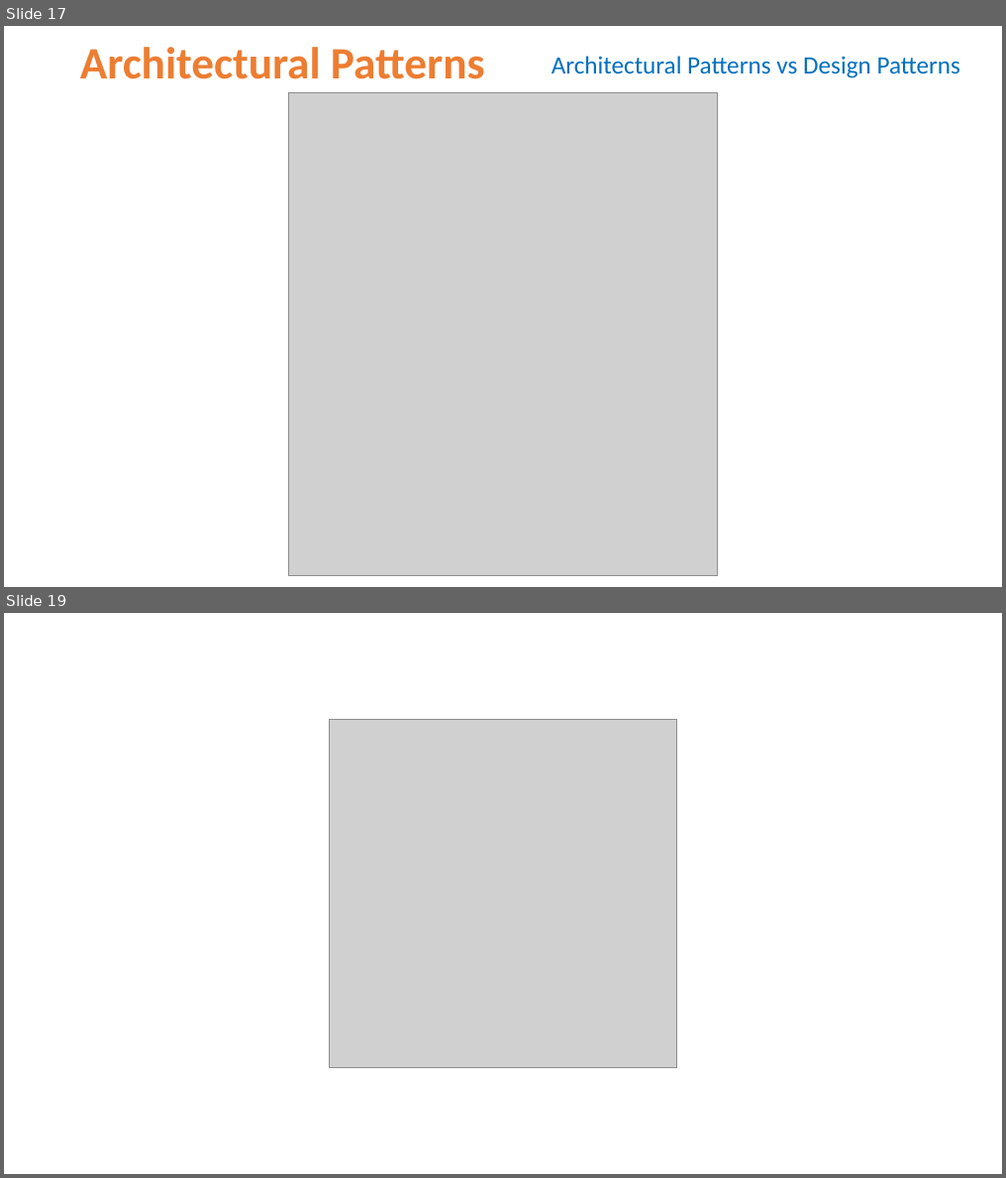
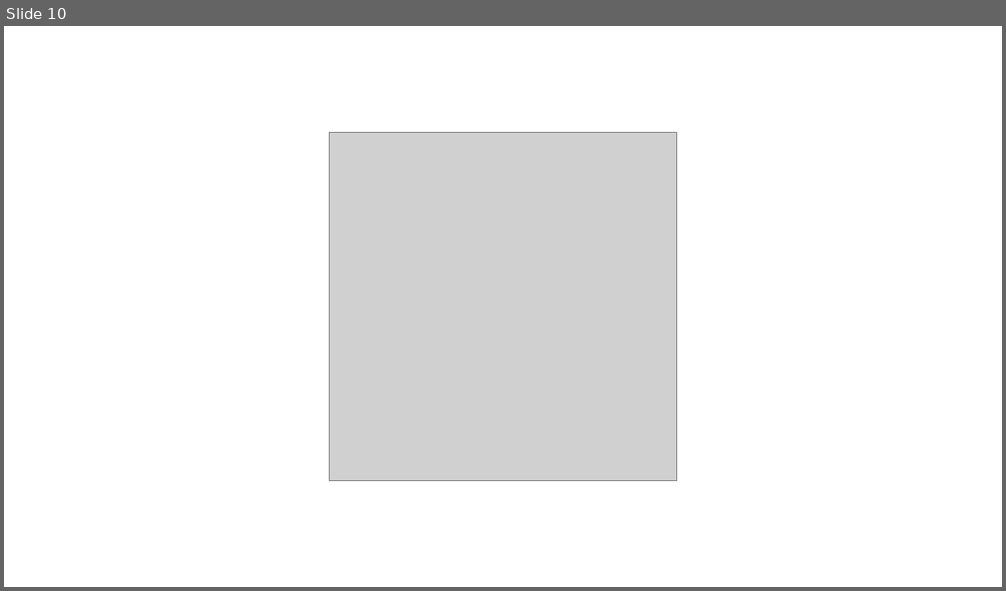
Before and after one commit to Jucer74/SoftwareArchitecture, a slide deck: Clases/05-ArchitectureEvaluation/SoftwareArchitecture-ArchitectureEvaluation.pptx. Shown one above the other, each under a label of ours: slides 17 and 19 before the commit, slide 10 after it; the slides between them are not shown. The pictures are 1006x1178 and 1006x591 pixels, drawn with LibreOffice and Linux fonts; fonts in the diff are those of the drawing; grey boxes stand for pictures; background and template pictures are left out. Boxes give left, top, right and bottom in pixels: in the first picture for what was removed or moved away, otherwise in the second. Text is boxed around its words. In the diff, an @@ line names an element or a change of style, - is before the commit and + after.

```diff
--- a/Clases/05-ArchitectureEvaluation/SoftwareArchitecture-ArchitectureEvaluation.pptx
+++ b/Clases/05-ArchitectureEvaluation/SoftwareArchitecture-ArchitectureEvaluation.pptx
@@ slide 17 removed at (x1=4, y1=26, x2=1002, y2=587), background #FFFFFF @@
@@ title removed at (x1=80, y1=47, x2=485, y2=79) @@
-Architectural Patterns
@@ text removed at (x1=551, y1=56, x2=960, y2=78) @@
-Architectural Patterns vs Design Patterns
@@ picture removed at (x1=288, y1=92, x2=718, y2=576) @@
@@ what was slide 19 is now slide 10 @@
```
Also in this commit, not shown: 1 slide changed, 5 slides added, 13 other slides removed.
